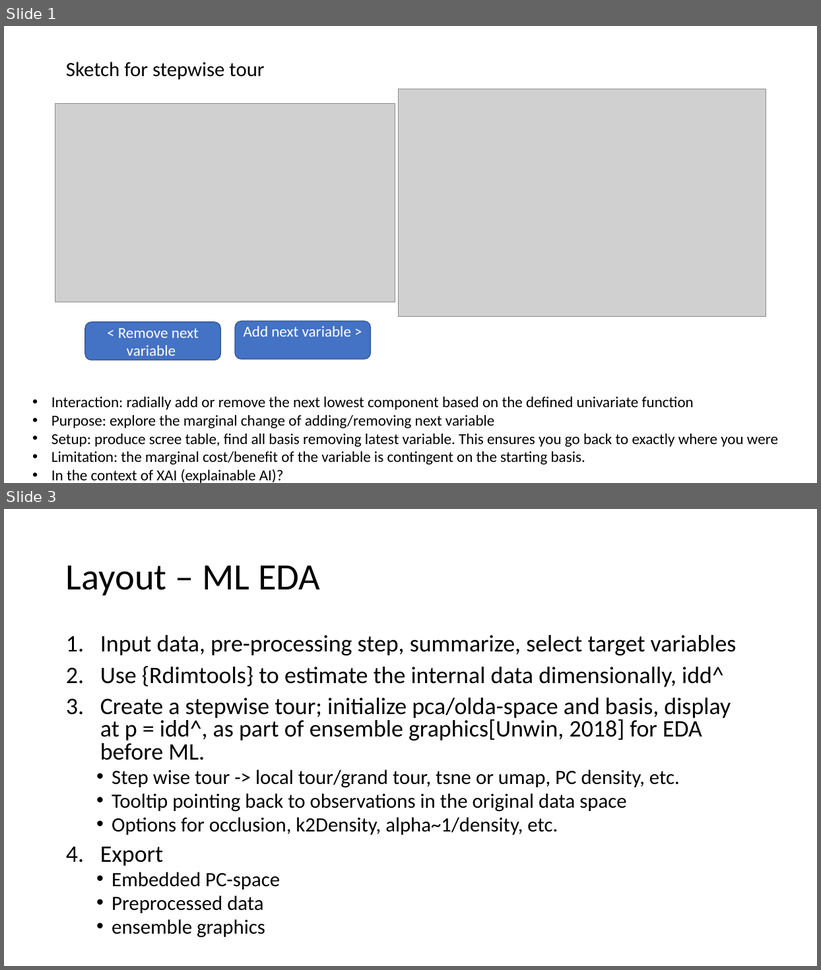
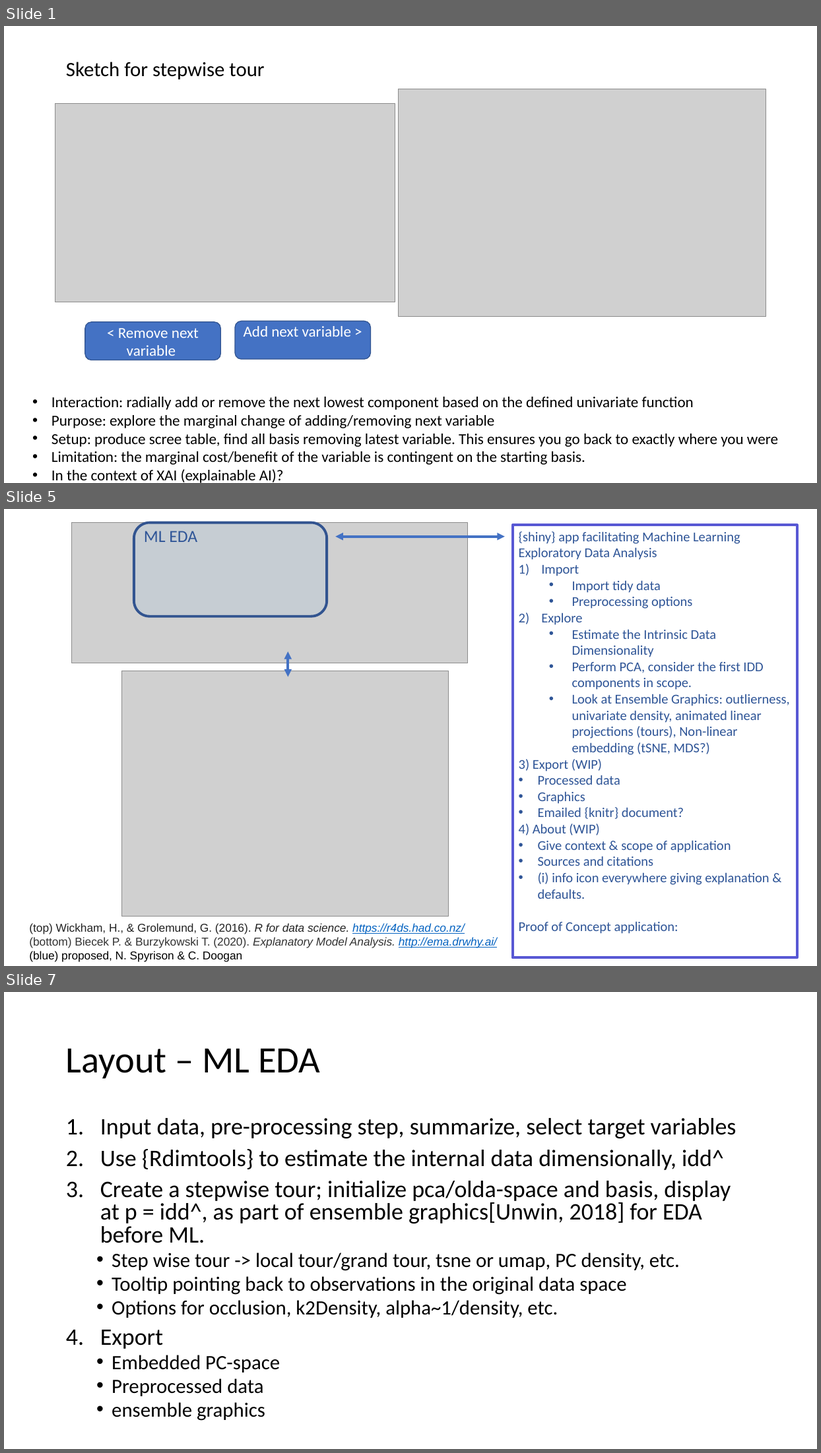
Before and after one commit to nspyrison/ML_EDA, a slide deck: zDesignDrafts/Sketch for stepwise tour.pptx. Shown one above the other, each under a label of ours: slides 1 and 3 before the commit, slides 1, 5 and 7 after it; the slides between them are not shown. The pictures are 821x970 and 821x1453 pixels, drawn with LibreOffice and Linux fonts; fonts in the diff are those of the drawing; grey boxes stand for pictures. Boxes give left, top, right and bottom in pixels: in the first picture for what was removed or moved away, otherwise in the second. Text is boxed around its words. In the diff, an @@ line names an element or a change of style, - is before the commit and + after.

```diff
--- a/zDesignDrafts/Sketch for stepwise tour.pptx
+++ b/zDesignDrafts/Sketch for stepwise tour.pptx
@@ slide 5 added at [4, 509, 817, 966], background #FFFFFF @@
@@ picture added at [72, 522, 468, 663] @@
@@ rounded rectangle added at [134, 522, 327, 617], fill #ACC5DC at 25% opacity, outline #325491 3 pt @@
@@ rectangle added at [513, 525, 797, 958], outline #5858D4 3 pt, 16 pt, text #2F5597 @@
+{shiny} app facilitating Machine Learning Exploratory Data Analysis
+1) Import
+  • Import tidy data
+  • Preprocessing options
+2) Explore
+  • Estimate the Intrinsic Data Dimensionality
+  • Perform PCA, consider the first IDD components in scope.
+  • Look at Ensemble Graphics: outlierness, univariate density, animated linear projections (tours), Non-linear embedding (tSNE, MDS?)
+3) Export (WIP)
+• Processed data
+• Graphics
+• Emailed {knitr} document?
+4) About (WIP)
+• Give context & scope of application
+• Sources and citations
+• (i) info icon everywhere giving explanation & defaults.
+Proof of Concept application:
@@ text added at [144, 531, 197, 542], 20 pt, text #2F5597 @@
+ML EDA
@@ double arrow added from (505, 537) to (336, 537), #4472C4 3 pt @@
@@ double arrow added from (288, 652) to (288, 677), #4472C4 3 pt @@
@@ picture added at [121, 671, 448, 916] @@
@@ text added at [29, 923, 497, 962], 13.5 pt, text #333333 @@
+(top) Wickham, H., & Grolemund, G. (2016). R for data science. https://r4ds.had.co.nz/
+(bottom) Biecek P. & Burzykowski T. (2020). Explanatory Model Analysis. http://ema.drwhy.ai/
+(blue) proposed, N. Spyrison & C. Doogan
@@ what was slide 3 is now slide 7 @@
```
Also in this commit, not shown: 1 slide changed, 3 other slides added, 8 other files.
